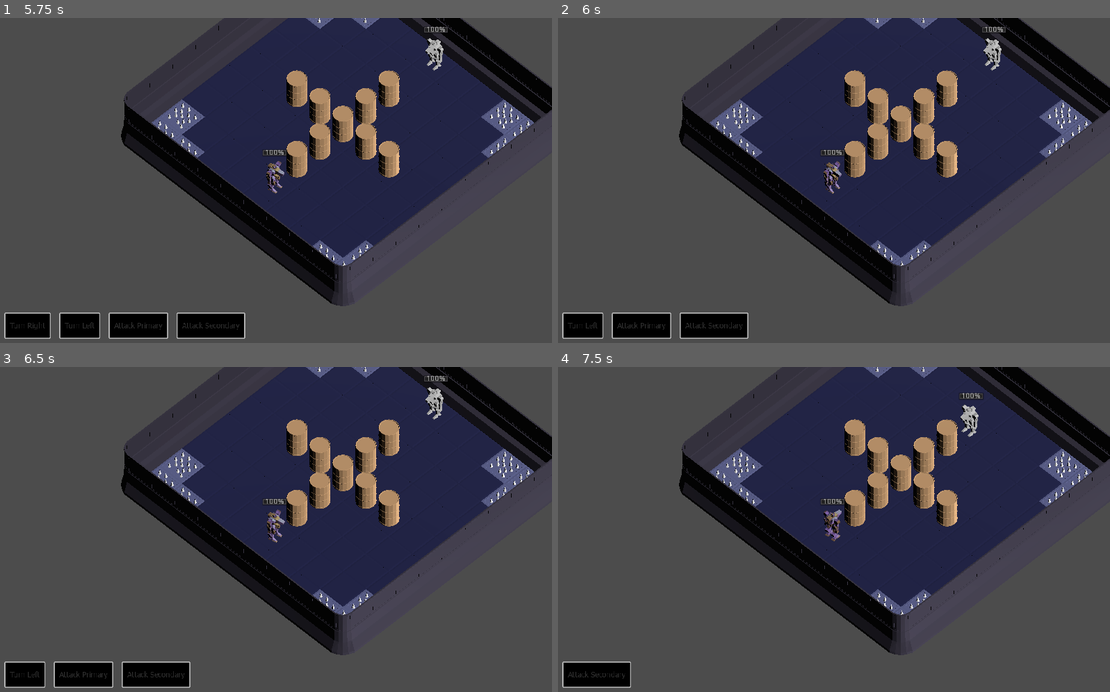
Above: before the commit, frames 1-4 (two rows, left to right).
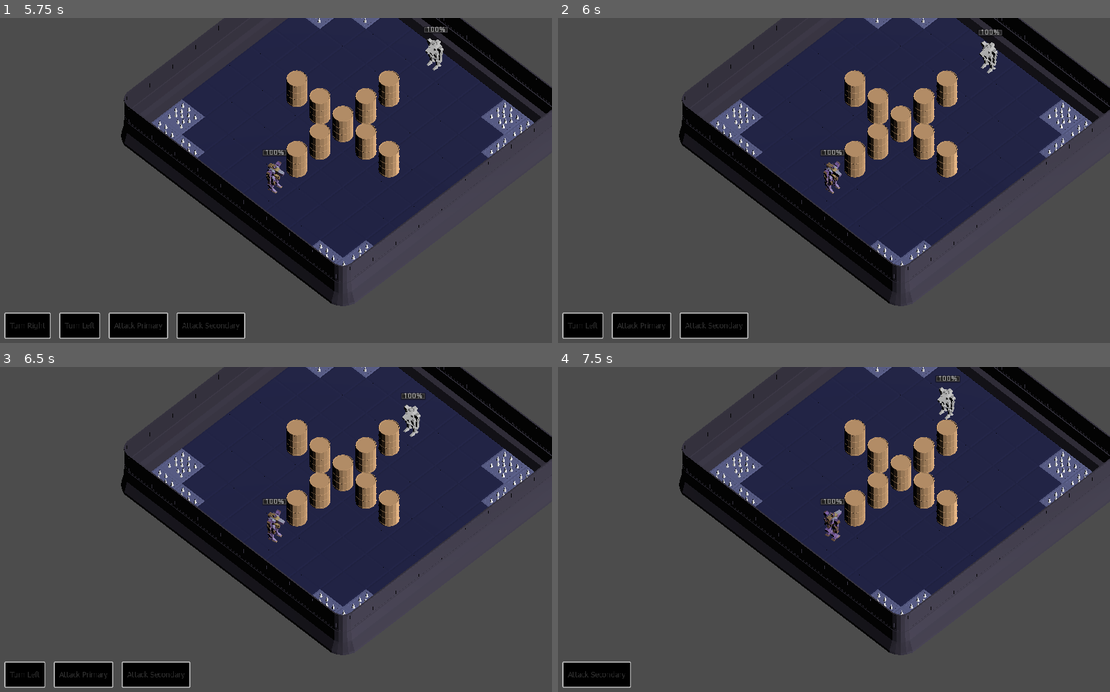
Above: after the commit, the same moments.

Repository: game-workers-cooperative/mechjam
Game: Godot game, scene res://scenes/Battlefield/Battlefield.tscn
Same seed, same stepped clock (60 frames per second), same inputs: the game is played once before the commit and once after it. This scene is started directly instead of the project's main scene.
Inputs:
- Up to frame 1 (5.75 s): click "Move Forward" at 0.5 s; click "Turn Right" at 1.25 s; click "Turn Left" at 2 s; click "Attack Primary" at 2.75 s; click "Attack Secondary" at 3.5 s; click "Start" at 4.25 s
- Up to frame 2 (6 s): no input
- Up to frame 3 (6.5 s): no input
- Up to frame 4 (7.5 s): no input

Frame 1 is identical in both runs. In frame 2, 0.3% of the frame differs, in the area x 76-82%, y 2-18%; in frame 3, 0.5%; in frame 4, 0.6%, in the area x 68-78%, y 2-22%.

Commit message:
merge AI changes into one branch.  AI was shooting back!

Diff:
--- a/objects/ui/SceneSwitcher.gd
+++ b/objects/ui/SceneSwitcher.gd
@@ -10,6 +10,7 @@
 func _on_pressed():
 	# play the click noise
 	var player = self.get_parent().find_node('Click')
-	player.play()
+	if player:
+		player.play()
 
 	Global.transition(get_tree().current_scene, target_scene, 1, Color.black)
--- a/scenes/Battlefield/load.gd
+++ b/scenes/Battlefield/load.gd
@@ -171,17 +171,15 @@
 	check_block_index()
 
 func testMoves(position,facing,depth,moves=[]):
-	var rng = RandomNumberGenerator.new()
-	rng.randomize()
-	var possibleMoves = ['forward','backward','left','right','attack','attack2','skip']
+	var possibleMoves = ['forward','backward','left','right','attack1','attack2','skip']
 	var newPos = position
 	var newAngle = facing
 	var testAngle = facing
 	var testMoves = {}
 	var maxScore = {'none':1000.0}
 	var playerGridPos = Vector2(player.object.translation.x,player.object.translation.z)
+	var score = 0
 	for testMove in possibleMoves:
-		var score = 0
 		match(testMove):
 			'forward':
 				newPos = position+facing
@@ -195,28 +193,35 @@
 				newAngle = facing.rotated(deg2rad(90))
 			'attack1':
 				var weaponHitArea = enemy.primaryWeapon.aim(position,facing)
-				if weaponHitArea.search(playerGridPos):
-					score = 0
+				if weaponHitArea.find(playerGridPos):
+					score -=3
 				else:
-					score +=.5
+					score +=.1
 			'attack2':
 				var weaponHitArea = enemy.secondaryWeapon.aim(position,facing)
 				if weaponHitArea.find(playerGridPos):
-					score = 0
+					score -=3
 				else:
-					score +=.5
+					score +=.1
 			'skip':
 				pass
-		score += rng.randf_range(0, 0.5)
+		var type = map.get_tile_type(Vector3(newPos.x,0,newPos.y))
+		if type != 'floor':
+			score += 5
 		score += testAngle
 		score = position.distance_to(newPos)
 		score += abs(testAngle + position.angle_to(playerGridPos))
 		testMoves[testMove]=score
-
+		score = 0
 	for x in range(testMoves.size()):
+		print('is '+str(testMoves.values()[x])+' less than '+str(maxScore.values()[0]))
 		if testMoves.values()[x] < maxScore.values()[0]:
 			maxScore = {testMoves.keys()[x]:testMoves.values()[x]}
-	moves.append(maxScore)
+	var lowMovesArray = []
+	for ndx in range(testMoves.size()):
+		if testMoves.values()[ndx] == maxScore.values()[0]:
+			lowMovesArray.append({testMoves.keys()[ndx]:testMoves.values()[ndx]})
+	moves.append(lowMovesArray[randi() % lowMovesArray.size()])
 
 	if depth>=0:
 		var deepMoves = testMoves(newPos, newAngle, depth-1)
--- a/scenes/StoreUI.tscn
+++ b/scenes/StoreUI.tscn
@@ -111,6 +111,7 @@
 
 [node name="Click" type="AudioStreamPlayer" parent="."]
 stream = ExtResource( 6 )
+
 [connection signal="pressed" from="ColorRect/ArmorButton" to="." method="_on_ArmorButton_pressed"]
 [connection signal="pressed" from="ColorRect/WeaponButton" to="." method="_on_WeaponButton_pressed"]
 [connection signal="pressed" from="ColorRect/Weapon2Button" to="." method="_on_WeaponButton_pressed"]
